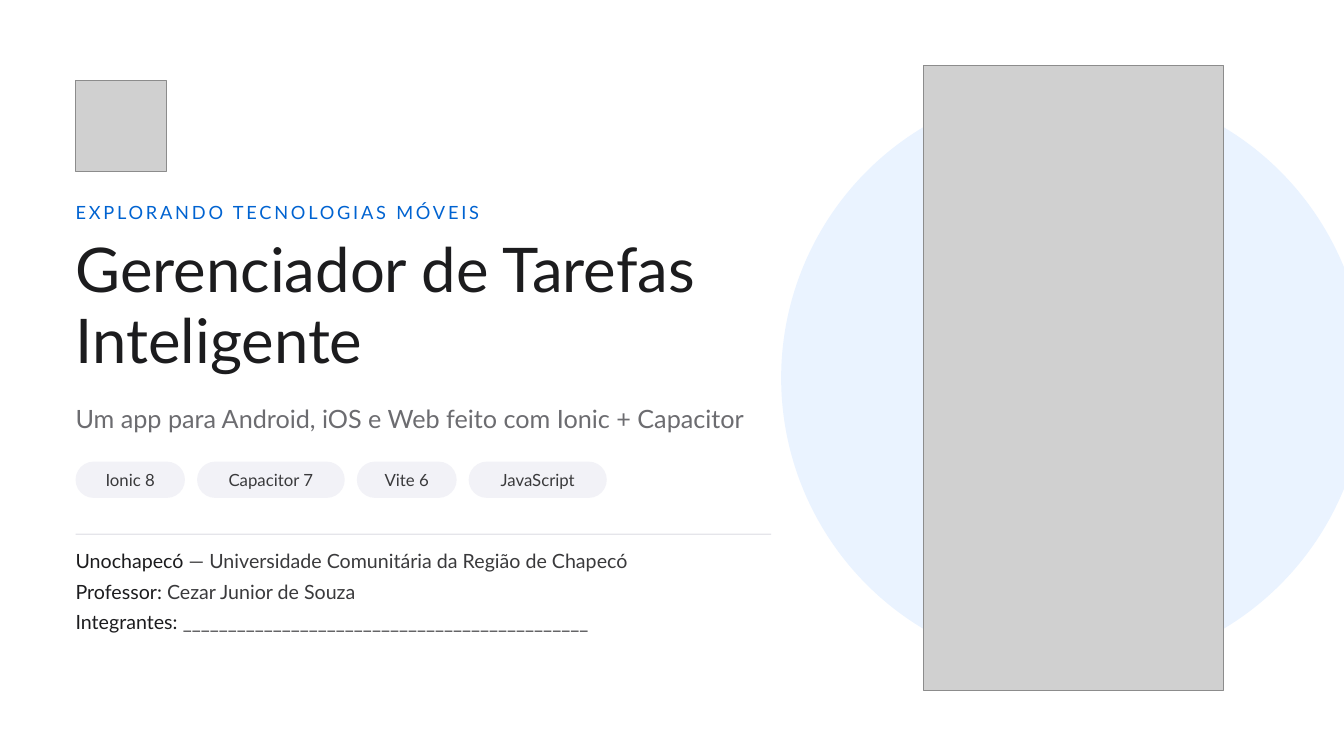
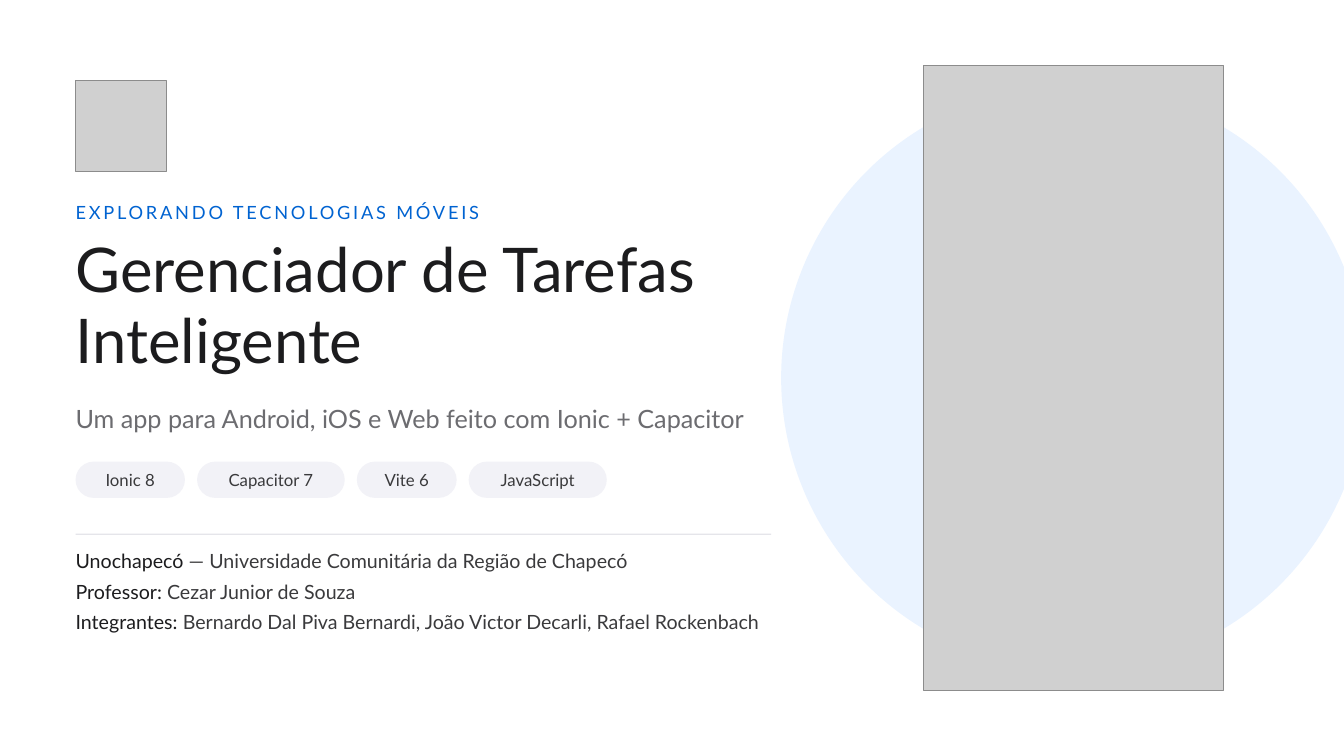
Before and after one commit to jdecarli6/DESENWEB, a slide deck: slide 1 of slides/apresentacao.pptx. Drawn at 1344x756 pixels with LibreOffice and Linux fonts; fonts in the diff are those of the drawing; grey boxes stand for pictures. Boxes give left, top, right and bottom in pixels: in the first picture for what was removed or moved away, otherwise in the second. Text is boxed around its words. In the diff, an @@ line names an element or a change of style, - is before the commit and + after.

```diff
--- a/slides/apresentacao.pptx
+++ b/slides/apresentacao.pptx
@@ text at <box>76,614,759,633</box>: text changed @@
-Integrantes: _____________________________________________
+Integrantes: Bernardo Dal Piva Bernardi, João Victor Decarli, Rafael Rockenbach
```
Also in this commit, not shown: 2 other files.
